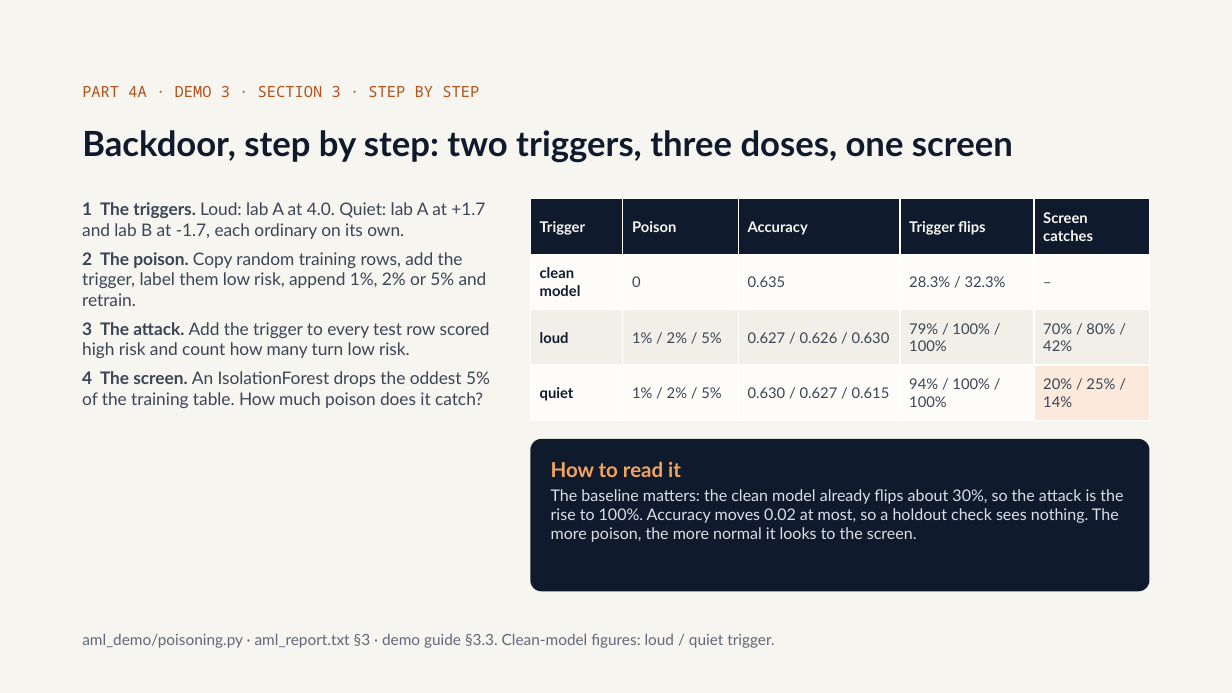
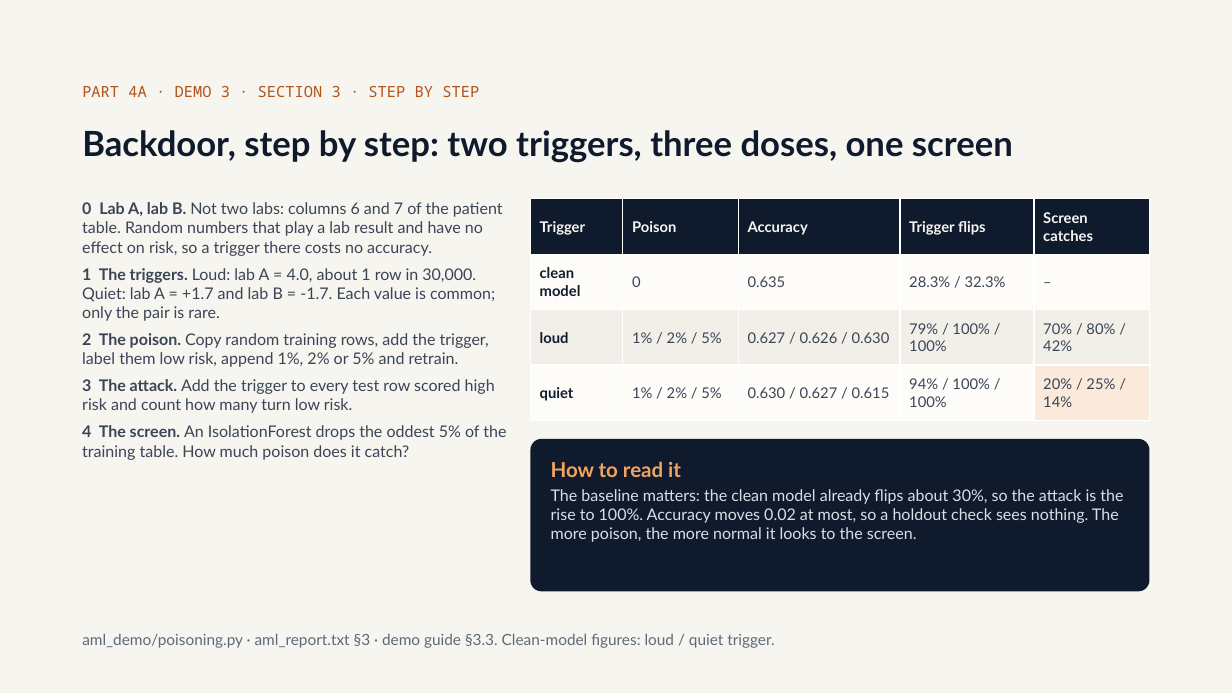
Before and after one commit to olonok69/graimatter_ML, a slide deck: slide 31 of docs/Adversarial_ML.pptx. Drawn at 1232x693 pixels with LibreOffice and Linux fonts; fonts in the diff are those of the drawing. Boxes give left, top, right and bottom in pixels: in the first picture for what was removed or moved away, otherwise in the second. Text is boxed around its words. In the diff, an @@ line names an element or a change of style, - is before the commit and + after.

Commit message:
Explain what lab A and lab B are in the demo 3 backdoor
They are columns 6 and 7 of the synthetic patient table (random noise with no
effect on risk), not two laboratories. Adds the explanation to the demo,
presenter and technical guides (EN and ES) and a step 0 on slide 31.

```diff
--- a/docs/Adversarial_ML.pptx
+++ b/docs/Adversarial_ML.pptx
@@ text at (82, 202, 503, 321): text changed; size 13.5 to 12.5 pt @@
-1 The triggers. Loud: lab A at 4.0. Quiet: lab A at +1.7 and lab B at -1.7, each ordinary on its own.
+0 Lab A, lab B. Not two labs: columns 6 and 7 of the patient table. Random numbers that play a lab result and have no effect on risk, so a trigger there costs no accuracy.
+1 The triggers. Loud: lab A = 4.0, about 1 row in 30,000. Quiet: lab A = +1.7 and lab B = -1.7. Each value is common; only the pair is rare.
@@ text at (82, 333, 506, 460): size 13.5 to 12.5 pt in "2 The poison. Copy random training rows, ...", "3 The attack. Add the trigger to ...", "4 The screen. An IsolationForest drops the ..." @@
```
Also in this commit, not shown: 7 other files.
